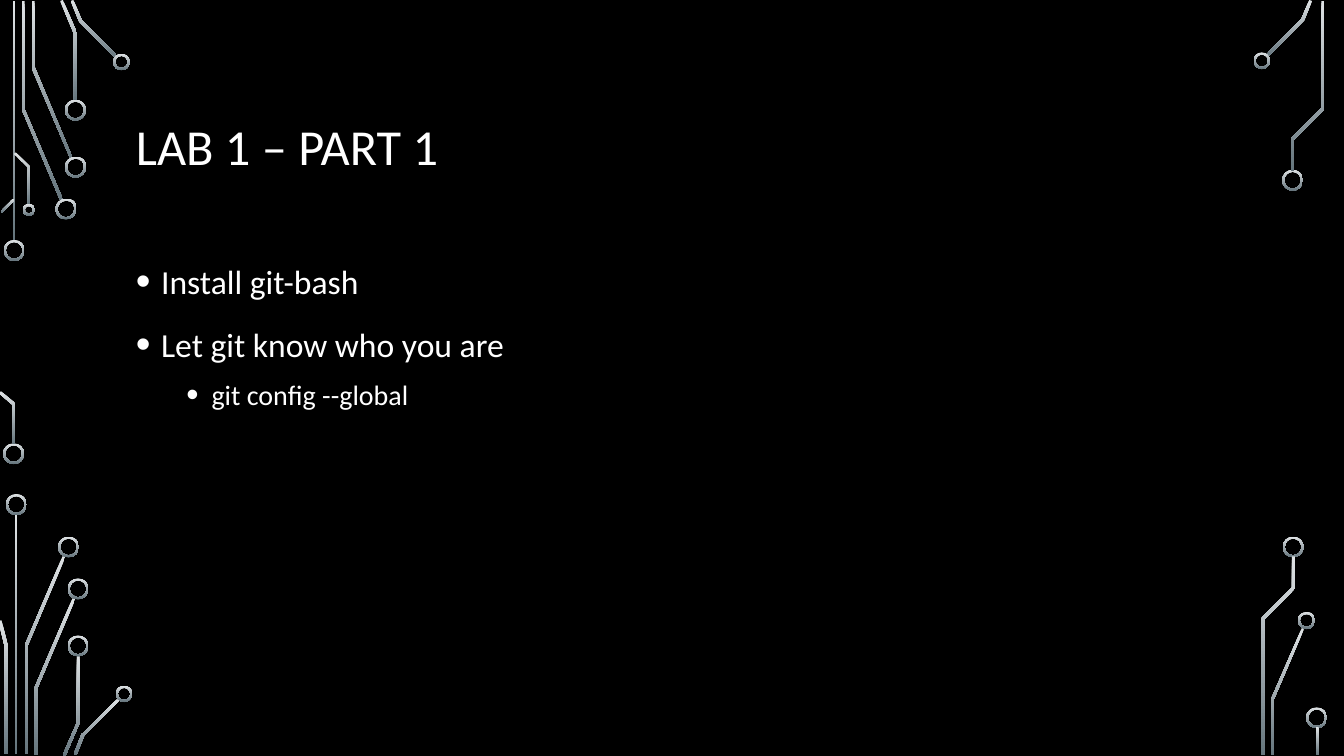
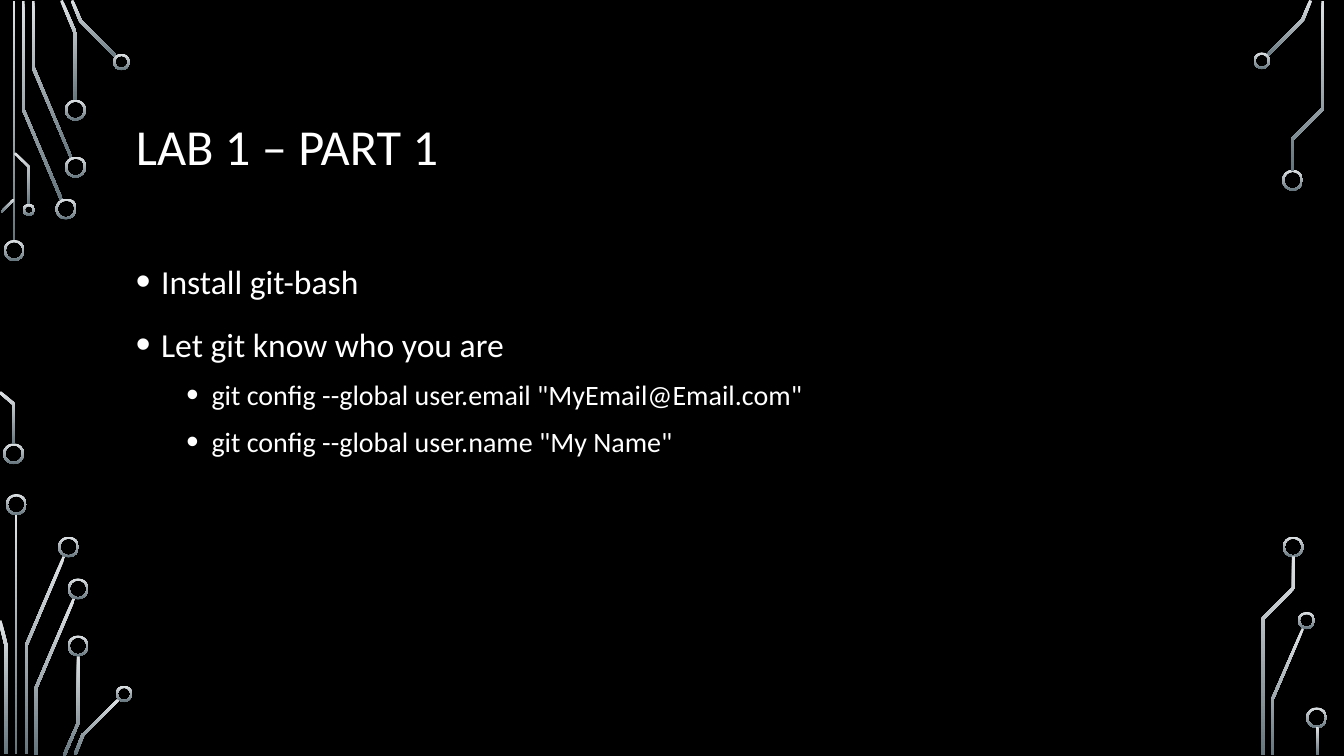
Before and after one commit to onideus/github-101-website, a slide deck: slide 9 of resources/Introduction to github.pptx. Drawn at 1344x756 pixels with LibreOffice and Linux fonts; fonts in the diff are those of the drawing; background and template pictures are left out. Boxes give left, top, right and bottom in pixels: in the first picture for what was removed or moved away, otherwise in the second. Text is boxed around its words. In the diff, an @@ line names an element or a change of style, - is before the commit and + after.

```diff
--- a/resources/Introduction to github.pptx
+++ b/resources/Introduction to github.pptx
@@ text at <box>212,385,802,457</box>: text changed @@
-  • git config --global
+  • git config --global user.email "MyEmail@Email.com"
+  • git config --global user.name "My Name"
```
Also in this commit, not shown: 3 other slides changed, 1 other file.
